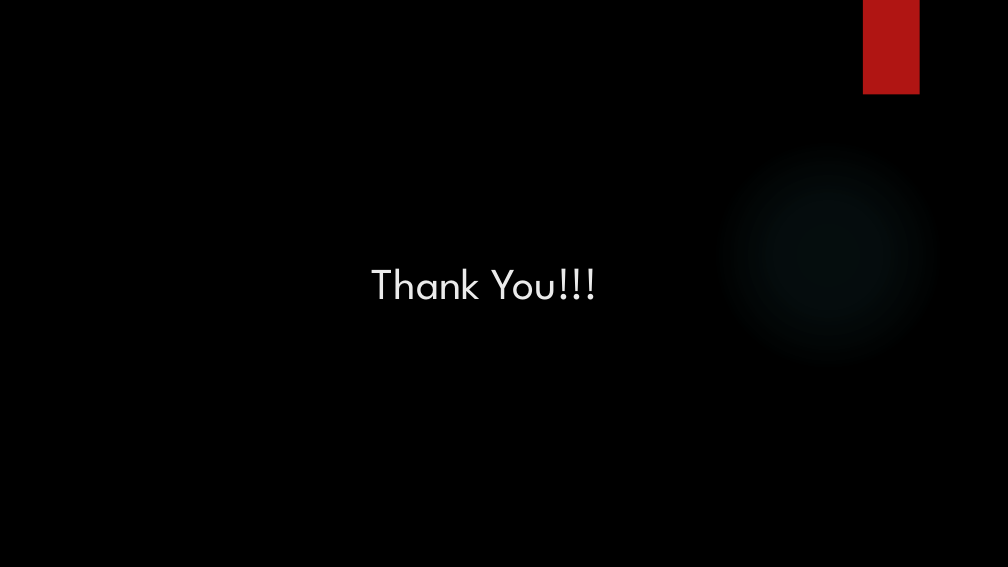
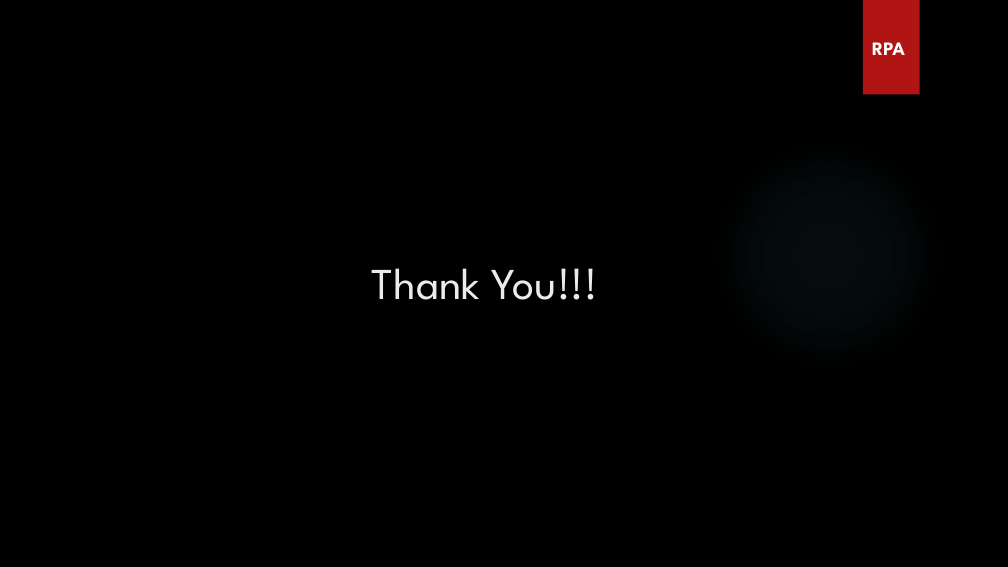
Before and after one commit to arunpandianm/RPA_Webinar, a slide deck: slide 13 of Robotic Process Automation.pptx (slide 11 before the commit). Drawn at 1008x567 pixels with LibreOffice and Linux fonts; fonts in the diff are those of the drawing; background and template pictures are left out. Boxes give left, top, right and bottom in pixels: in the first picture for what was removed or moved away, otherwise in the second. Text is boxed around its words. In the diff, an @@ line names an element or a change of style, - is before the commit and + after.

```diff
--- a/Robotic Process Automation.pptx
+++ b/Robotic Process Automation.pptx
@@ text added at <box>872,42,905,55</box>, 18 pt, text #FFFFFF, bold @@
+RPA
```
Also in this commit, not shown: 6 other slides changed, 6 slides added, 4 slides removed.
